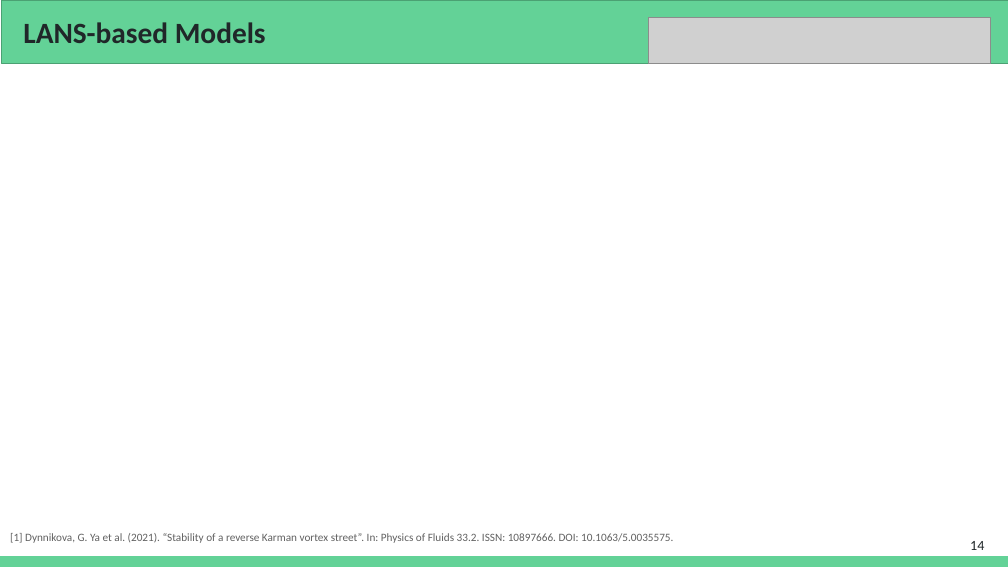
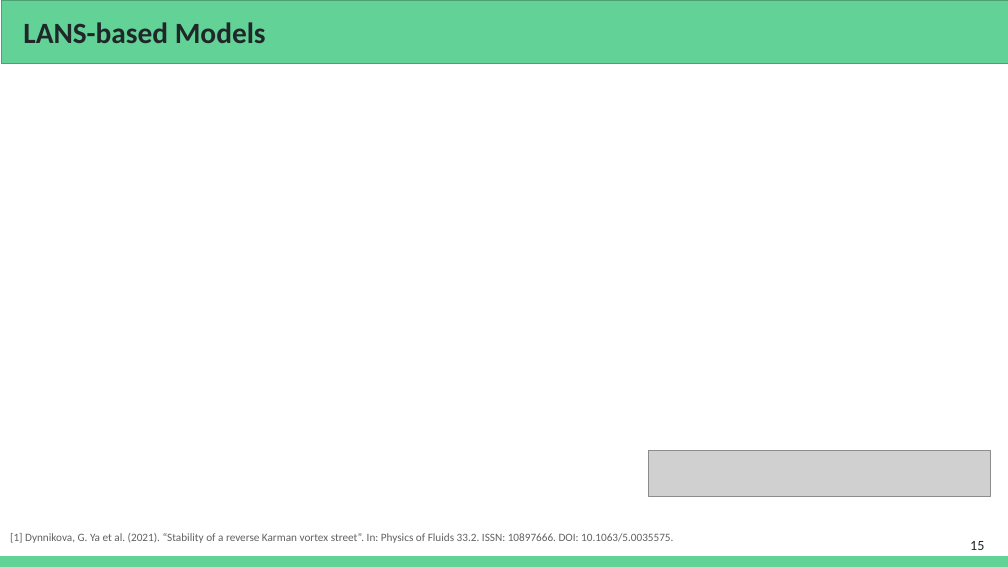
Before and after one commit to Prajwal-Prathiksh/ddp-thesis, a slide deck: slide 15 of report/DDP Stage I - 2022.pptx (slide 14 before the commit). Drawn at 1008x567 pixels with LibreOffice and Linux fonts; fonts in the diff are those of the drawing; grey boxes stand for pictures. Boxes give left, top, right and bottom in pixels: in the first picture for what was removed or moved away, otherwise in the second. Text is boxed around its words. In the diff, an @@ line names an element or a change of style, - is before the commit and + after.

```diff
--- a/report/DDP Stage I - 2022.pptx
+++ b/report/DDP Stage I - 2022.pptx
@@ picture: place and size @@
-picture at (649, 17, 991, 64)
+picture at (649, 451, 991, 497)
@@ page number at (970, 541, 984, 550): text changed @@
-14
+15
```
Also in this commit, not shown: 1 other slide changed, 4 slides added, 3 slides removed, 1 other file.
